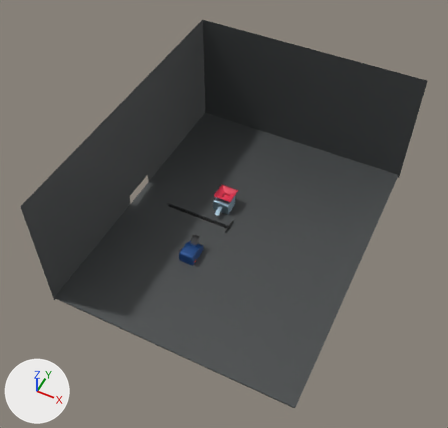
Before and after pictures for a commit that changed the glTF model public/Basket-field.glb.
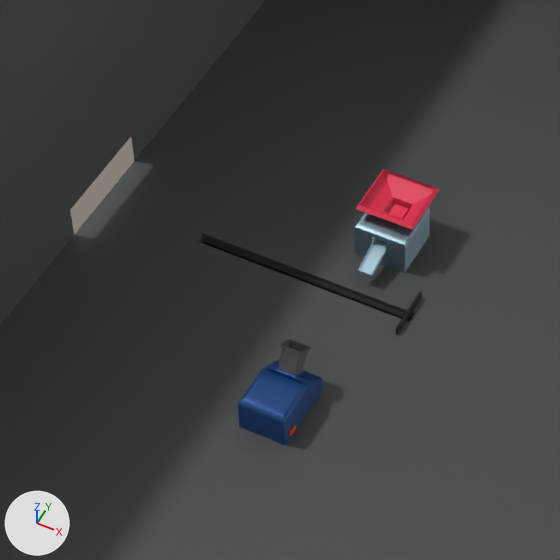
There are two pictures of each version: one whole from a 50 mm lens placed at (232.0, -439.0, 566.0), pointed at (27.0, -28.0, 53.0), one close up on the part from 24% to 61% of the width and 31% to 70% of the height. Every picture has the same lights, and +X, +Y and +Z are marked at lower left. Where no turn or scale is listed for an object, it has been applied to the vertices.

Names of what the first close-up shows: 'Wall-teleport', 'catapult', 'floor', 'machine-body', 'machine-hopper', 'pusher', 'rail', 'tapa-hopper', 'tomato-sign'.
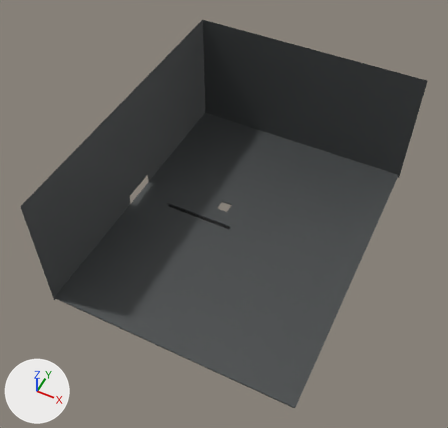
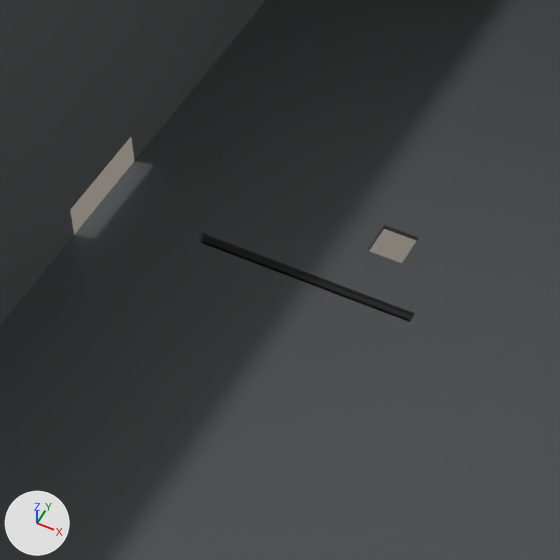
Where the change shows, as pixel boxes [x1, y1, x2, y2] in the close-ups (560 x 560 px):
'catapult', deleted (blue)
    before: [238, 339, 322, 445]
    faces in mat_material_009 (blue #1e4a86): [238, 360, 322, 445]
    faces in mat_material_010 (dark grey #6b6b6b): [278, 339, 311, 375]
'machine-body', deleted (blue)
    before: [354, 207, 430, 275]
'machine-hopper', deleted (red)
    before: [355, 169, 440, 230]
'pusher', deleted
    before: [396, 291, 422, 335]
'tapa-hopper', deleted
    before: [389, 204, 408, 218]
'tomato-sign', deleted
    before: [289, 424, 297, 436]

The change, as a list of edits to the scene's bpy script:
```text
Remove ob_machine_body:
    ob_machine_body = bpy.data.objects.new('machine-body', me_machine_box)
    ob_machine_body.location = (0.1, 25.7, 7.6)
Remove ob_machine_hopper:
    ob_machine_hopper = bpy.data.objects.new('machine-hopper', me_machine_hopper)
    ob_machine_hopper.location = (0.1, 30.1, 21.3)
Remove ob_tapa_hopper:
    ob_tapa_hopper = bpy.data.objects.new('tapa-hopper', me_tapa_hopper)
    ob_tapa_hopper.location = (0.3, 28.3, 13.2)
Remove ob_catapult:
    ob_catapult = bpy.data.objects.new('catapult', me_catapult)
    ob_catapult.location = (0.0, -57.5, 4.8)
Remove ob_tomato_sign:
    ob_tomato_sign = bpy.data.objects.new('tomato-sign', me_tomato_sign)
    ob_tomato_sign.location = (8.8, -66.9, 2.8)
Remove ob_pusher:
    ob_pusher = bpy.data.objects.new('pusher', me_pusher)
    ob_pusher.location = (20.4, -1.9, 1.2)
```
